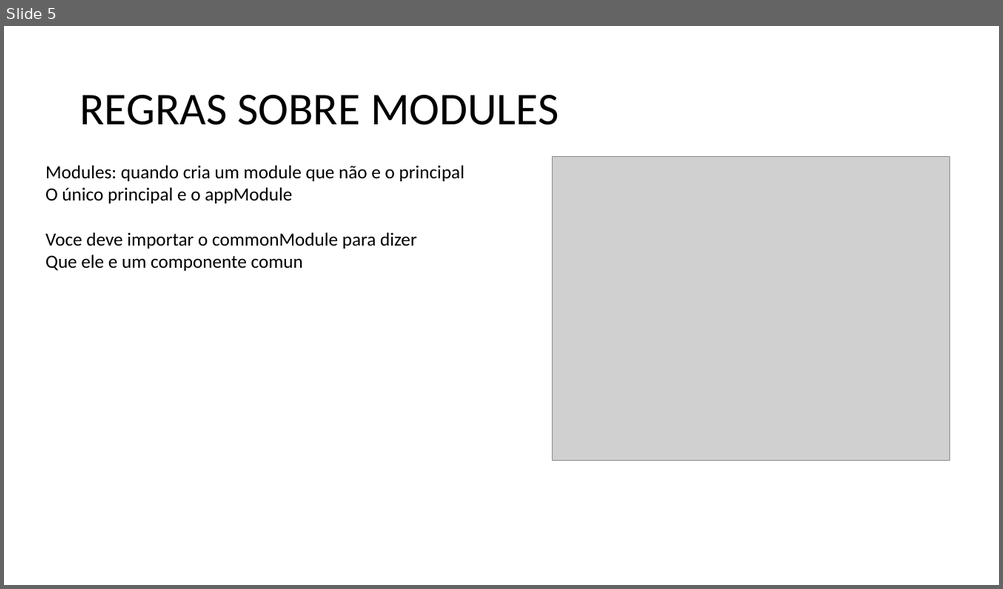
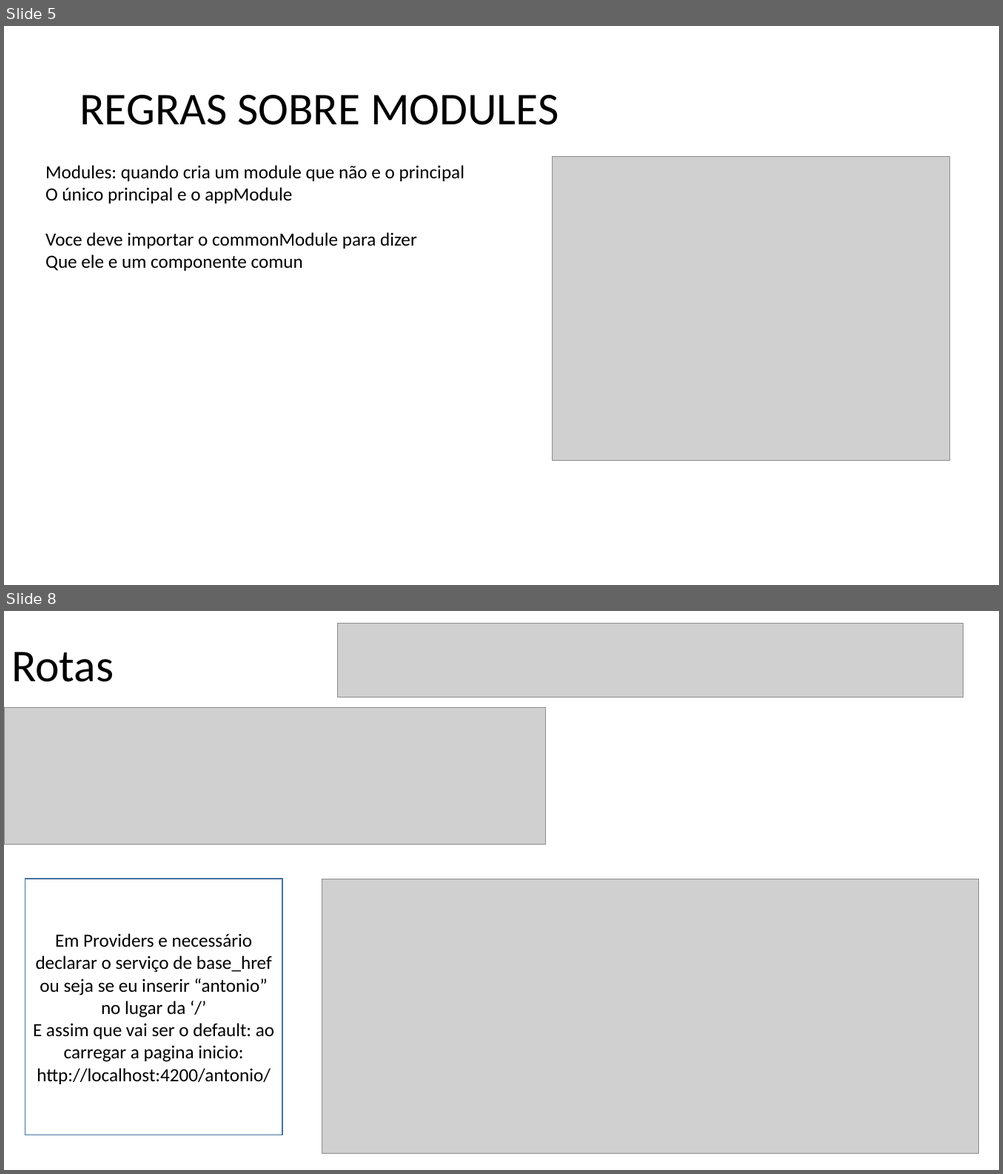
Before and after one commit to antonio2911/AngularDevIo, a slide deck: Mapas.pptx. Shown one above the other, each under a label of ours: slide 5 before the commit, slides 5 and 8 after it; the slides between them are not shown. The pictures are 1003x589 and 1003x1174 pixels, drawn with LibreOffice and Linux fonts; fonts in the diff are those of the drawing; grey boxes stand for pictures. Boxes give left, top, right and bottom in pixels: in the first picture for what was removed or moved away, otherwise in the second. Text is boxed around its words. In the diff, an @@ line names an element or a change of style, - is before the commit and + after.

Commit message:
Criação Arquivo De Rotas Principal e Declaracao dos components home footer menu contato e sobre

```diff
--- a/Mapas.pptx
+++ b/Mapas.pptx
@@ slide 8 added at <box>4,611,999,1170</box>, background #FFFFFF @@
@@ picture added at <box>338,624,964,698</box> @@
@@ title added at <box>11,652,114,682</box>, 44 pt, text #000000 @@
+Rotas
@@ picture added at <box>4,708,546,845</box> @@
@@ rectangle added at <box>25,879,282,1136</box>, outline #43739E 1 pt, 18 pt, text #000000 @@
+Em Providers e necessário declarar o serviço de base_href ou seja se eu inserir “antonio” no lugar da ‘/’
+E assim que vai ser o default: ao carregar a pagina inicio: http://localhost:4200/antonio/
@@ picture added at <box>322,879,979,1153</box> @@
```
Also in this commit, not shown: 3 other slides added, 14 other files.
